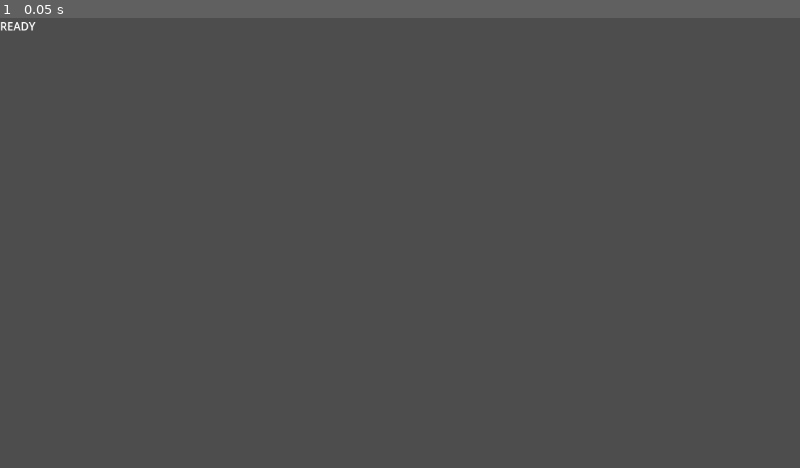
Above: before the commit, frame 1.
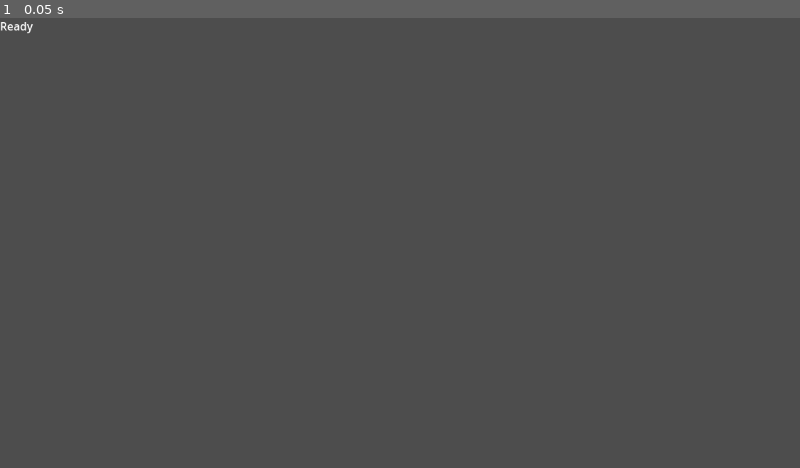
Above: after the commit, the same moment.

Repository: mabanana/sloth
Game: Godot game, scene res://Fishing/scene.tscn
The game is run twice, just before and just after one commit, with the same random seed, the same clock (stepped at 60 frames per second) and the same inputs. This scene is started directly instead of the project's main scene.
Inputs:
- Up to frame 1 (0.05 s): no input

The runs differ from the first frame. In frame 1, less than 0.1% of the frame differs, in the area x 0-5%, y 0-4%.
Error before the commit: Trying to assign value of type 'Window' to a variable of type 'main.gd'. (res://Fishing/fishing_scene.gd:22)
Error after the commit: Trying to assign value of type 'Window' to a variable of type 'main.gd'. (res://Fishing/fishing_scene.gd:14)

Commit message:
Add state machine and fish movement

Diff:
--- /dev/null
+++ b/Fishing/aiming_state.gd
@@ -0,0 +1,30 @@
+extends State
+class_name FishingAimingState
+
+var scene: FishingScene
+var cast_power: float
+var max_cast_power: float
+var min_cast_power: float
+
+func state_process(delta):
+	cast_power += delta
+	cast_power = min(max_cast_power, cast_power)
+
+func state_input(result):
+	if result.context == InputHandler.Context.key_released or result.context == InputHandler.Context.mouse_released:
+		if cast_power > min_cast_power:
+			var power = cast_power
+			next_state = state_machine.states["Casting"]
+		else:
+			next_state = state_machine.states["Ready"]
+			print("cast power too low.")
+
+func on_enter():
+	scene = state_machine.scene
+	cast_power = 0
+	max_cast_power = scene.max_cast_power
+	min_cast_power = scene.min_cast_power
+
+func on_exit():
+	scene.cast_power = cast_power
+	print("casted rod at %s power" % [cast_power])
--- /dev/null
+++ b/Fishing/bobbing_state.gd
@@ -0,0 +1,14 @@
+extends State
+class_name FishingBobbingState
+
+func state_process(delta):
+	pass
+
+func state_input(result):
+	pass
+
+func on_enter():
+	pass
+
+func on_exit():
+	pass
--- /dev/null
+++ b/Fishing/casting_state.gd
@@ -0,0 +1,14 @@
+extends State
+class_name FishingCastingState
+
+func state_process(delta):
+	pass
+
+func state_input(result):
+	pass
+
+func on_enter():
+	next_state = state_machine.states["Ready"]
+
+func on_exit():
+	pass
--- /dev/null
+++ b/Fishing/caught_state.gd
@@ -0,0 +1,14 @@
+extends State
+class_name FishingCaughtState
+
+func state_process(delta):
+	pass
+
+func state_input(result):
+	pass
+
+func on_enter():
+	pass
+
+func on_exit():
+	pass
--- a/Fishing/fish.gd
+++ b/Fishing/fish.gd
@@ -5,16 +5,23 @@
 @export var sprite: Sprite2D
 @export var name_label: Label
 
+signal move_done
+
 # Called when the node enters the scene tree for the first time.
 func _ready():
 	if not resource:
 		queue_free()
 	name_label.text = resource.name
 	name_label.position.y -= sprite.get_rect().size.y * sprite.scale.y
-	print(sprite.get_rect())
-	pass # Replace with function body.
-
 
 # Called every frame. 'delta' is the elapsed time since the previous frame.
 func _process(delta):
 	pass
+
+func move_to(pos):
+	var tween:Tween = get_tree().create_tween()
+	tween.set_ease(Tween.EASE_OUT)
+	tween.set_trans(Tween.TRANS_EXPO)
+	tween.tween_property(self, "position", pos, randf_range(2,4))
+	await tween.finished
+	emit_signal("move_done", self)
--- a/Fishing/fishing_scene.gd
+++ b/Fishing/fishing_scene.gd
@@ -2,81 +2,45 @@
 class_name FishingScene
 
 var main: Main
-var state: FishingState
+@export var state_machine: StateMachine
+
+var max_fish_move = 300
 var cast_power: float = 0
 var max_cast_power: float = 3
-var minimum_cast_power: float = 0.6
+var min_cast_power: float = 0.6
 @export var state_label: Label
 
-enum FishingState {
-	READY,         # Ready to start fishing
-	AIMING,        # Aiming and building cast_power
-	CASTING,       # Throwing the line in animation
-	BOBBING,       # Line is in the water, waiting for a bite
-	REELING,       # Actively reeling in a caught fish
-	CAUGHT,        # Evaluating the catch
-}
-
-# Called when the node enters the scene tree for the first time.
 func _ready():
 	main = get_parent()
 	add_fish(load("res://Fishing/FishResources/AtlBass.tres"))
 
-	pass # Replace with function body.
 
+func _unhandled_input(event):
+	var result: Dictionary = main.input_handler.handle_input(event)
+	if result:
+		state_machine.state_machine_input(result)
 
-# Called every frame. 'delta' is the elapsed time since the previous frame.
 func _process(delta):
-	state_label.text = FishingState.keys()[state]
-	if state == FishingState.AIMING:
-		cast_power += delta
-		cast_power = min(max_cast_power, cast_power)
+	state_label.text = state_machine.current_state.name
+	state_machine.state_machine_process(delta)
 
 func get_random_pos(initial = null):
 	var view_size: Vector2 = get_viewport_rect().size
-	return Vector2(randi_range(0, view_size.x), randi_range(0, view_size.y))
+	var pos = Vector2(randi_range(0, view_size.x), randi_range(0, view_size.y))
+	if initial:
+		var displace:Vector2 = pos - initial
+		var dist = displace.length()
+		displace = displace.normalized() * min(dist, max_fish_move)
+		pos = initial + displace
+	return pos
 
 func add_fish(resource):
 	var new_fish:Fish = load("res://Fishing/fish.tscn").instantiate()
 	new_fish.resource = resource
 	new_fish.position = get_random_pos()
 	add_child(new_fish)
+	new_fish.move_to(get_random_pos(new_fish.position))
+	new_fish.move_done.connect(_on_fish_move_end)
 
-func _unhandled_input(event):
-	var result: Dictionary = main.input_handler.handle_input(event)
-	if result and result.context == InputHandler.Context.key_pressed or result.context == InputHandler.Context.mouse_pressed:
-		match result["action"]:
-			InputHandler.PlayerActions.INTERACT:
-				interact()
-	if result and result.context == InputHandler.Context.key_released or result.context == InputHandler.Context.mouse_released:
-		match result["action"]:
-			InputHandler.PlayerActions.INTERACT:
-				interact(true)
-
-func interact(is_release = false):
-	match state:
-		FishingState.READY:
-			if not is_release:
-				state = FishingState.AIMING
-		FishingState.AIMING:
-			if is_release:
-				if cast_power > minimum_cast_power:
-					var power = cast_power
-					state = FishingState.CASTING
-					cast_power = 0
-					cast_rod(power)
-				else:
-					state = FishingState.READY
-					print("cast power too low.")
-		FishingState.CASTING:
-			state = FishingState.READY
-		FishingState.BOBBING:
-			state = FishingState.READY
-		FishingState.REELING:
-			state = FishingState.READY
-		FishingState.CAUGHT:
-			state = FishingState.READY
-
-func cast_rod(power):
-	print("casted rod at %s power" % [power])
-	pass
+func _on_fish_move_end(fish):
+	fish.move_to(get_random_pos(fish.position))
--- /dev/null
+++ b/Fishing/ready_state.gd
@@ -0,0 +1,17 @@
+extends State
+class_name FishingReadyState
+
+func state_process(delta):
+	pass
+
+func state_input(result):
+	if result and result.context == InputHandler.Context.key_pressed or result.context == InputHandler.Context.mouse_pressed:
+		match result["action"]:
+			InputHandler.PlayerActions.INTERACT:
+				next_state = state_machine.states["Aiming"]
+
+func on_enter():
+	pass
+
+func on_exit():
+	pass
--- /dev/null
+++ b/Fishing/reeling_state.gd
@@ -0,0 +1,14 @@
+extends State
+class_name FishingReelingState
+
+func state_process(delta):
+	pass
+
+func state_input(result):
+	pass
+
+func on_enter():
+	pass
+
+func on_exit():
+	pass
--- a/Fishing/scene.tscn
+++ b/Fishing/scene.tscn
@@ -1,11 +1,42 @@
-[gd_scene load_steps=2 format=3 uid="uid://cv72ng5p61op7"]
+[gd_scene load_steps=9 format=3 uid="uid://cv72ng5p61op7"]
 
 [ext_resource type="Script" path="res://Fishing/fishing_scene.gd" id="1_pkqmd"]
+[ext_resource type="Script" path="res://Helper/StateMachine.gd" id="2_7voic"]
+[ext_resource type="Script" path="res://Fishing/ready_state.gd" id="3_1yysw"]
+[ext_resource type="Script" path="res://Fishing/aiming_state.gd" id="4_lay6m"]
+[ext_resource type="Script" path="res://Fishing/casting_state.gd" id="5_r15fv"]
+[ext_resource type="Script" path="res://Fishing/bobbing_state.gd" id="6_cordm"]
+[ext_resource type="Script" path="res://Fishing/reeling_state.gd" id="7_i7eoh"]
+[ext_resource type="Script" path="res://Fishing/caught_state.gd" id="8_3gamx"]
 
-[node name="Fishing" type="Node2D" node_paths=PackedStringArray("state_label")]
+[node name="Fishing" type="Node2D" node_paths=PackedStringArray("state_machine", "state_label")]
 script = ExtResource("1_pkqmd")
+state_machine = NodePath("StateMachine")
 state_label = NodePath("Label")
 
 [node name="Label" type="Label" parent="."]
 offset_right = 40.0
 offset_bottom = 23.0
+
+[node name="StateMachine" type="Node" parent="." node_paths=PackedStringArray("current_state", "scene")]
+script = ExtResource("2_7voic")
+current_state = NodePath("Ready")
+scene = NodePath("..")
+
+[node name="Ready" type="Node" parent="StateMachine"]
+script = ExtResource("3_1yysw")
+
+[node name="Aiming" type="Node" parent="StateMachine"]
+script = ExtResource("4_lay6m")
+
+[node name="Casting" type="Node" parent="StateMachine"]
+script = ExtResource("5_r15fv")
+
+[node name="Bobbing" type="Node" parent="StateMachine"]
+script = ExtResource("6_cordm")
+
+[node name="Reeling" type="Node" parent="StateMachine"]
+script = ExtResource("7_i7eoh")
+
+[node name="Caught" type="Node" parent="StateMachine"]
+script = ExtResource("8_3gamx")
--- /dev/null
+++ b/Helper/State.gd
@@ -0,0 +1,17 @@
+extends Node
+class_name State
+
+var next_state: State
+var state_machine: StateMachine
+
+func state_process(delta):
+	pass
+
+func state_input(result):
+	pass
+
+func on_enter():
+	pass
+
+func on_exit():
+	pass
--- /dev/null
+++ b/Helper/StateMachine.gd
@@ -0,0 +1,31 @@
+extends Node
+class_name StateMachine
+
+@export var current_state : State
+@export var scene: Node2D
+var states : Dictionary = {}
+
+func _ready():
+	for child in get_children():
+		if child is State:
+				states[child.name] = child
+				# Set the state up with what they need to function
+				child.state_machine = self
+		else:
+			push_warning("CharacterStateMachine:  " + child.name + " is not a State for CharacterStateMachine")
+
+func state_machine_process(delta):
+	if current_state.next_state != null:
+		print(str(scene.name) + " has entered " + str(current_state.next_state.name) + " from " + str(current_state.name))
+		switch_states(current_state.next_state)
+	current_state.state_process(delta)
+
+func state_machine_input(result):
+	current_state.state_input(result)
+
+func switch_states(new_state: State):
+	if current_state != null:
+		current_state.on_exit()
+		current_state.next_state = null
+	current_state = new_state
+	current_state.on_enter()
Not shown, removed: Fishing/Assets/item list.txt
